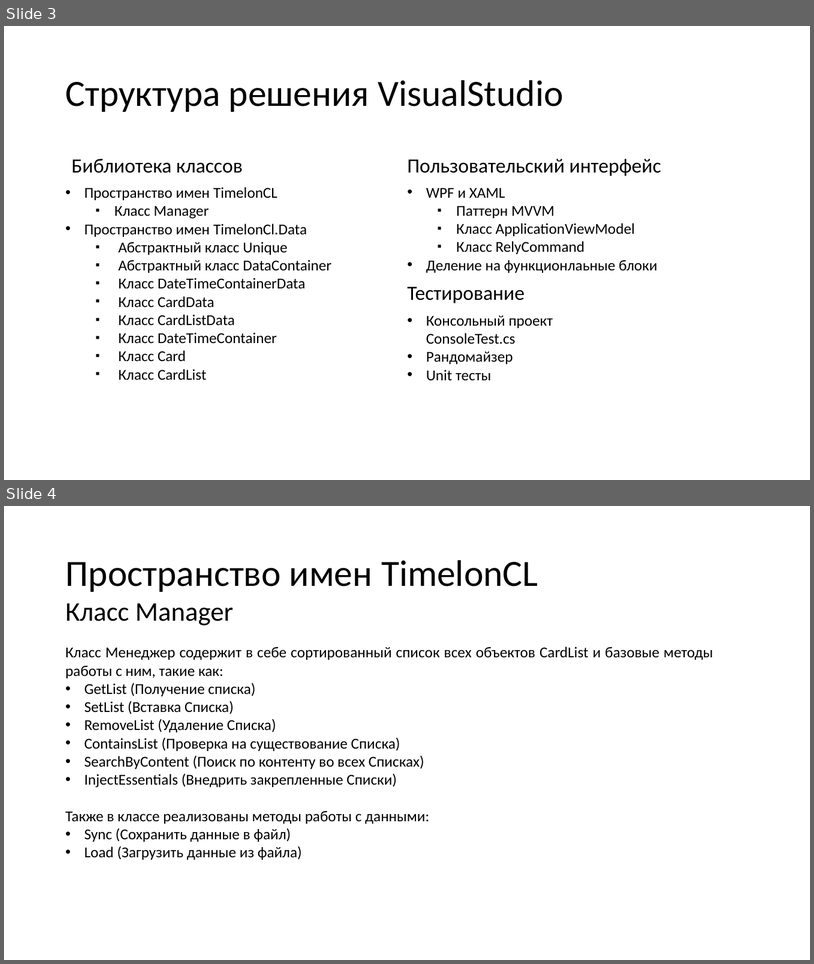
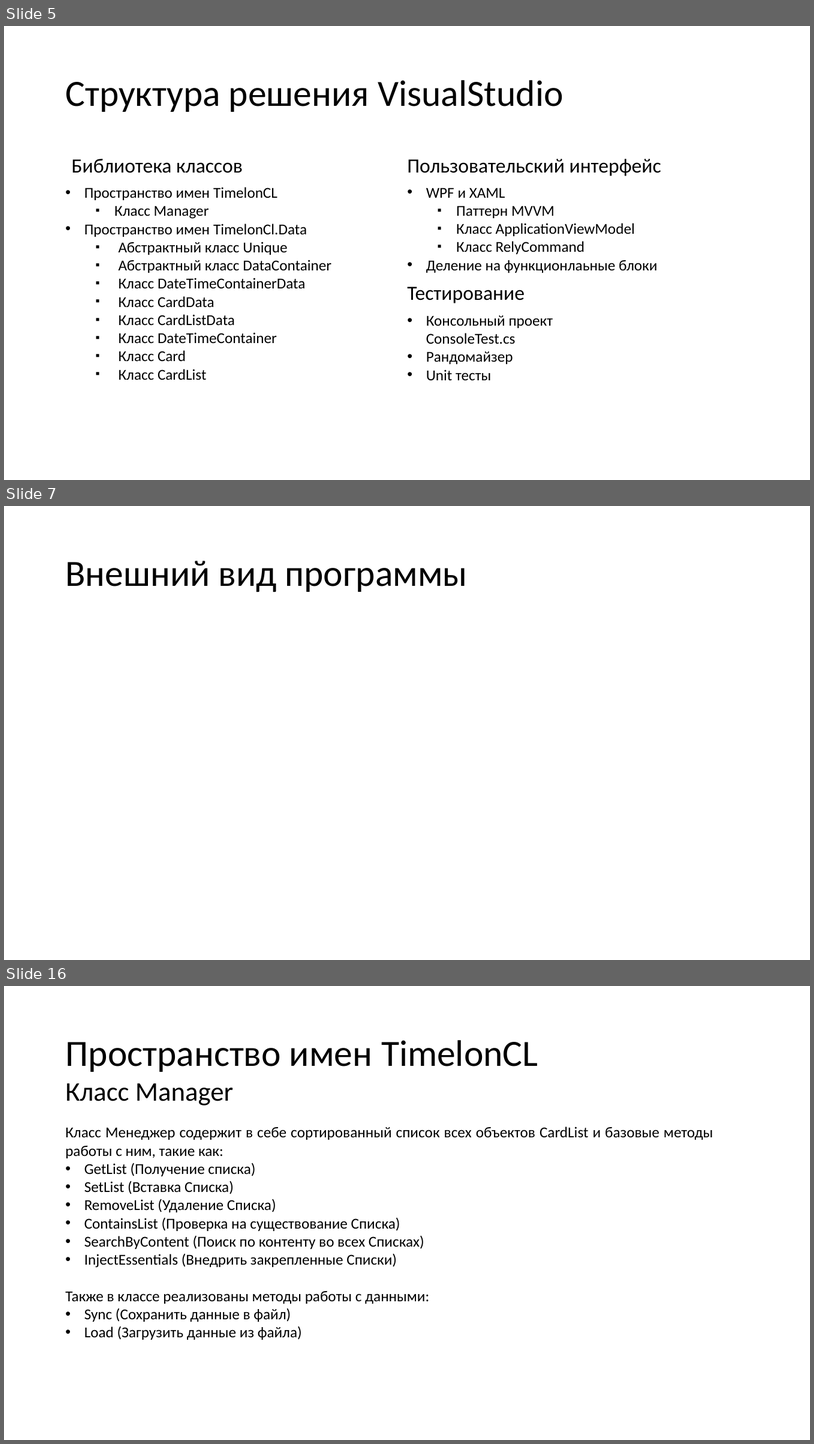
Before and after one commit to N0tilT/Timelon, a slide deck: docs/Timelon.pptx. Shown one above the other, each under a label of ours: slides 3 and 4 before the commit, slides 5, 7 and 16 after it; the slides between them are not shown. The pictures are 814x964 and 814x1444 pixels, drawn with LibreOffice and Linux fonts; fonts in the diff are those of the drawing. Boxes give left, top, right and bottom in pixels: in the first picture for what was removed or moved away, otherwise in the second. Text is boxed around its words. In the diff, an @@ line names an element or a change of style, - is before the commit and + after.

```diff
--- a/docs/Timelon.pptx
+++ b/docs/Timelon.pptx
@@ slide 7 added at bbox=[4, 506, 810, 960], background #FFFFFF @@
@@ title added at bbox=[65, 561, 468, 592], 44 pt, text #000000 @@
+Внешний вид программы
@@ what was slide 3 is now slide 5 @@
@@ what was slide 4 is now slide 16 @@
```
Also in this commit, not shown: 2 slides changed, 17 other slides added.
